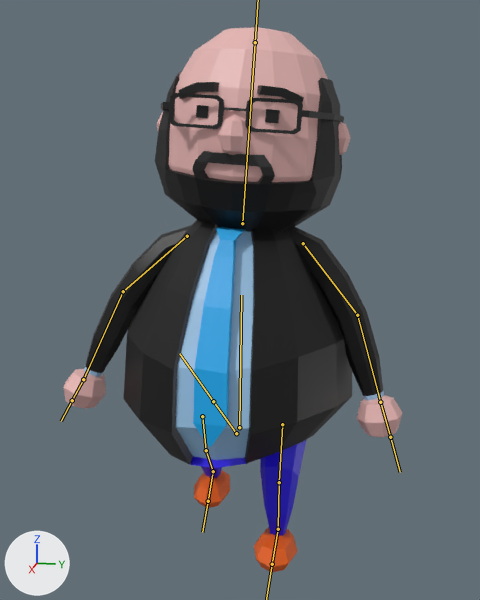
What one commit did to the FBX model EscapeTheVR/Assets/SkeletalMeshes/pirkl_laugh.fbx.
Both versions are drawn from a 50 mm lens placed at (2.066, 0.414, 0.744), pointed at (0.046, 0.01, 0.239). The axes (+X, +Y, +Z) are drawn at lower left. The lights are the same throughout. Both versions are drawn at frame 37 of the action 'Armature|walking'; the numbers are the values there. The bones that bend it are drawn over the model as lines.

In view in the first picture: 'Pirkl'.
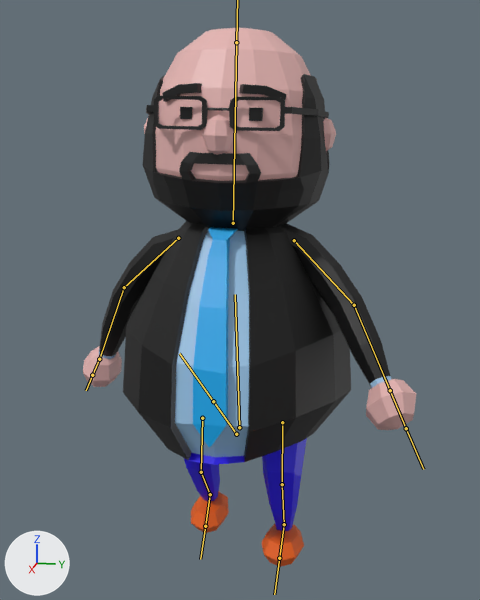
The change in detail:
Bone 'becken' (bone_becken) turns from (-1, 0, 0) to (2, 0, 0) degrees about its own x, y and z.
Bone 'Oberarm Left' (bone_oberarm_left) turns from (-21, -12, -1) to (-21, -48, -6) degrees about its own x, y and z.
Bone 'Oberarm Right' (bone_oberarm_right) turns from (13, 7, -7) to (10, -12, 7) degrees about its own x, y and z.
Bone 'Oberschenkel R' (bone_oberschenkel_r) turns from (0, -2, 29) to (0, 0, -1) degrees about its own x, y and z.
Bone 'Schienbein R' (bone_schienbein_r) turns from (0, 0, 8) to (0, 0, 36) degrees about its own x, y and z.
Bone 'Oberschenkel L' (bone_oberschenkel_l) turns from (1, -3, -51) to (1, -2, -38) degrees about its own x, y and z.
Bone 'Schienbein L' (bone_schienbein_l) turns from (0, 0, 57) to (0, 0, 53) degrees about its own x, y and z.
Bone 'Fuß L ' (bone_fuß_l) turns from (0, 0, -10) to (0, 1, -20) degrees about its own x, y and z.

Location of each change, (x1, y1, x2, y2) in pixels of the pictures (480 x 600 px):
'Pirkl', posed: before (63, 27, 402, 573); after (83, 27, 416, 567)
bone 'becken', root to tip: before (239, 427) to (241, 295); after (239, 427) to (235, 294)
bone 'Oberarm Left', root to tip: before (303, 243) to (357, 315); after (294, 240) to (354, 305)
bone 'Oberarm Right', root to tip: before (187, 236) to (123, 291); after (178, 238) to (124, 287)
bone 'Oberschenkel R', root to tip: before (202, 416) to (206, 450); after (202, 418) to (201, 472)
bone 'Schienbein R', root to tip: before (206, 450) to (213, 471); after (201, 472) to (210, 494)
bone 'Oberschenkel L', root to tip: before (282, 424) to (279, 482); after (282, 422) to (282, 484)
bone 'Schienbein L', root to tip: before (279, 482) to (278, 529); after (282, 484) to (284, 524)
bone 'Fuß L ', root to tip: before (278, 529) to (272, 564); after (284, 524) to (279, 558)
